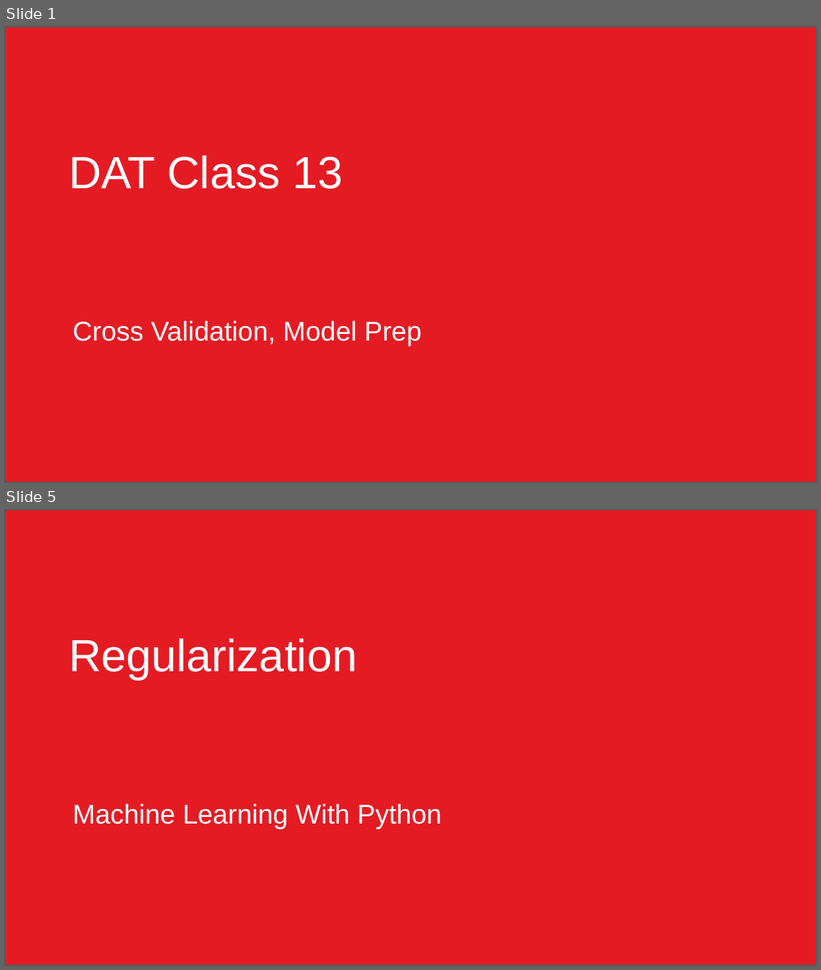
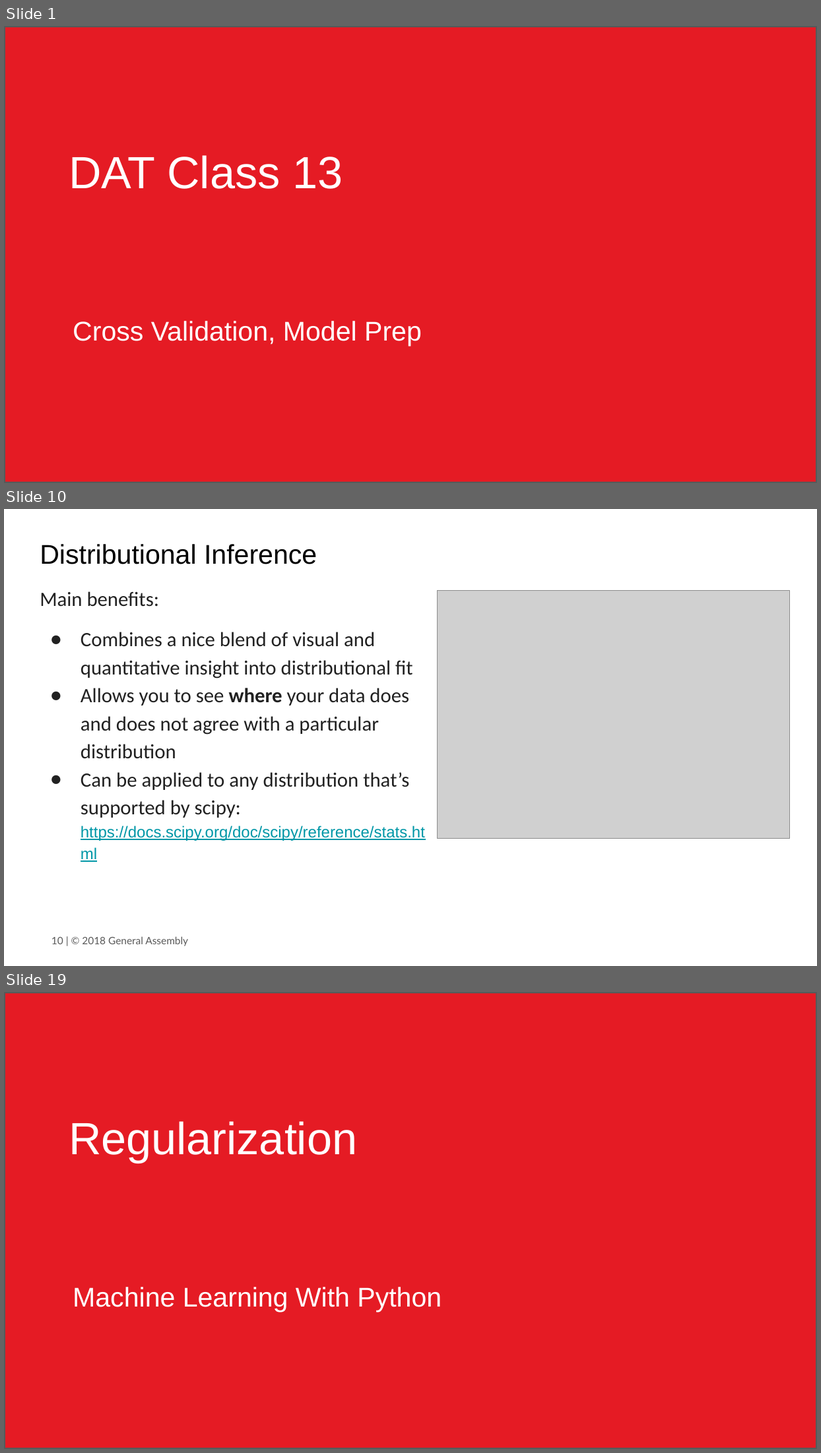
Before and after one commit to JonathanBechtel/DAT-10-14, a slide deck: class material/Unit3/Class13/DAT Class 13.pptx. Shown one above the other, each under a label of ours: slides 1 and 5 before the commit, slides 1, 10 and 19 after it; the slides between them are not shown. The pictures are 821x970 and 821x1453 pixels, drawn with LibreOffice and Linux fonts; fonts in the diff are those of the drawing; grey boxes stand for pictures; background and template pictures are left out. Boxes give left, top, right and bottom in pixels: in the first picture for what was removed or moved away, otherwise in the second. Text is boxed around its words. In the diff, an @@ line names an element or a change of style, - is before the commit and + after.

```diff
--- a/class material/Unit3/Class13/DAT Class 13.pptx
+++ b/class material/Unit3/Class13/DAT Class 13.pptx
@@ slide 10 added at (4,509,817,966), background #FFFFFF @@
@@ title added at (40,544,317,564), 24 pt, text #000000 @@
+Distributional Inference
@@ text added at (40,591,425,841), 18 pt, text #212121 @@
+Main benefits:
+● Combines a nice blend of visual and quantitative insight into distributional fit
+● Allows you to see where your data does and does not agree with a particular distribution
+● Can be applied to any distribution that’s supported by scipy: https://docs.scipy.org/doc/scipy/reference/stats.html
@@ picture added at (438,590,790,838) @@
@@ text added at (52,937,188,947), 9 pt, text #595959 @@
+10 | © 2018 General Assembly
@@ what was slide 5 is now slide 19 @@
```
Also in this commit, not shown: 1 slide changed, 15 other slides added, 2 slides removed, 13 other files.
